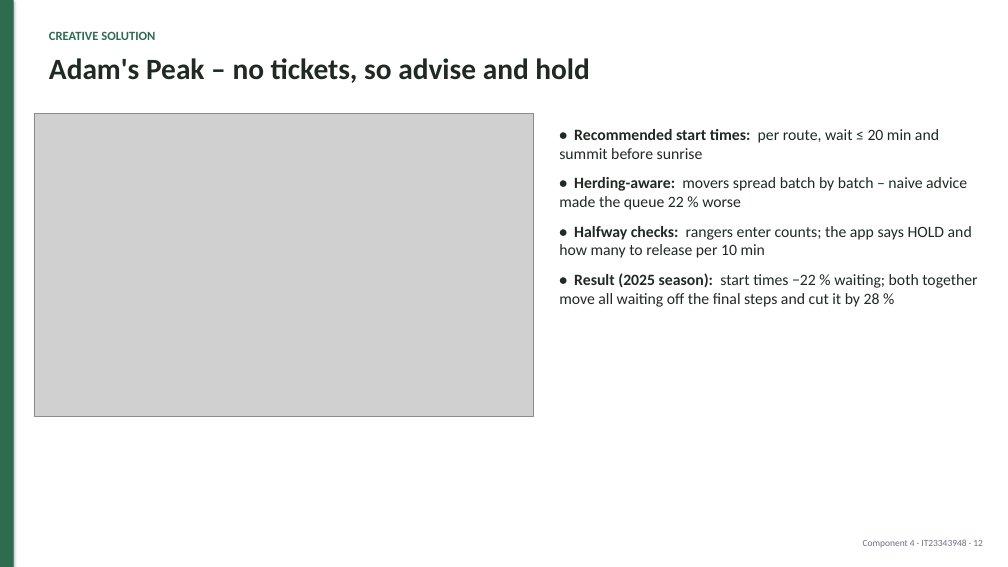
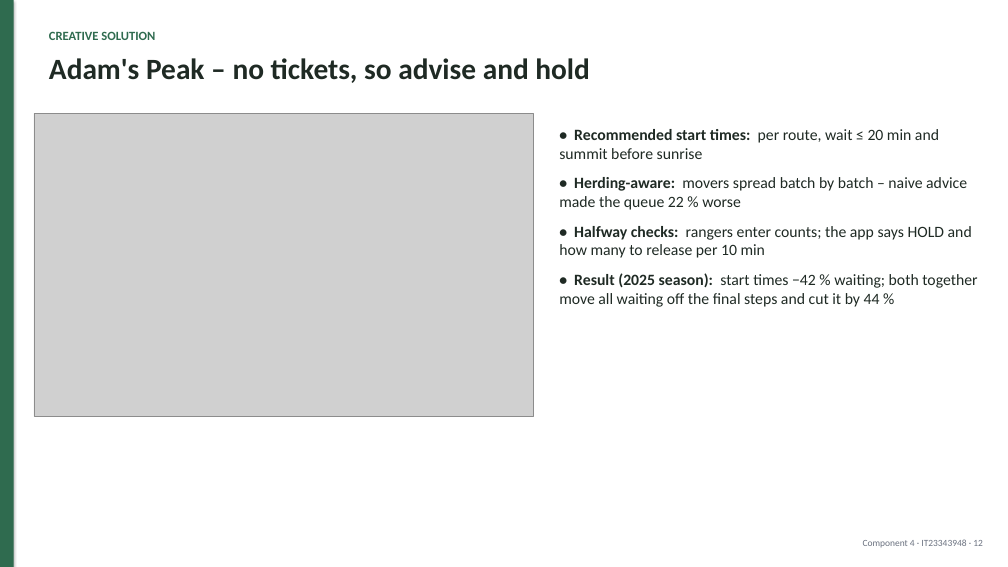
Before and after one commit to mirshadahamed/Decentralized-Hiking-AI, a slide deck: slide 12 of research/component_4/docs/slides/PP1_Component4.pptx. Drawn at 1008x567 pixels with LibreOffice and Linux fonts; fonts in the diff are those of the drawing; grey boxes stand for pictures. Boxes give left, top, right and bottom in pixels: in the first picture for what was removed or moved away, otherwise in the second. Text is boxed around its words. In the diff, an @@ line names an element or a change of style, - is before the commit and + after.

```diff
--- a/research/component_4/docs/slides/PP1_Component4.pptx
+++ b/research/component_4/docs/slides/PP1_Component4.pptx
@@ text at <box>559,273,977,307</box>: text changed @@
-• Result (2025 season): start times −22 % waiting; both together move all waiting off the final steps and cut it by 28 %
+• Result (2025 season): start times −42 % waiting; both together move all waiting off the final steps and cut it by 44 %
```
Also in this commit, not shown: 2 other slides changed, 14 other files.
